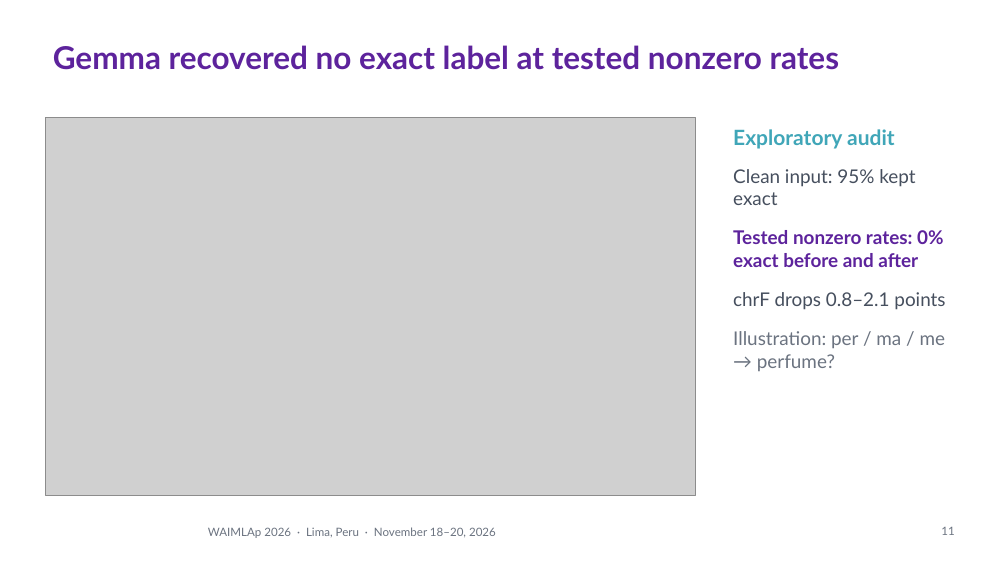
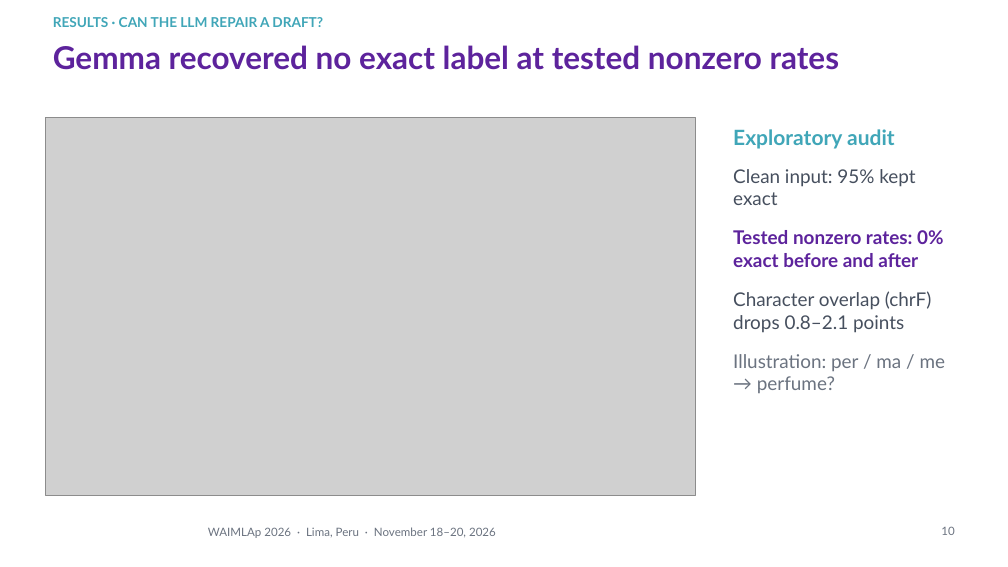
Before and after one commit to Percep3/Imitator, a slide deck: slide 10 of presentation/waimlap2026/imitator_waimlap2026.pptx (slide 11 before the commit). Drawn at 1008x567 pixels with LibreOffice and Linux fonts; fonts in the diff are those of the drawing; grey boxes stand for pictures; background and template pictures are left out. Boxes give left, top, right and bottom in pixels: in the first picture for what was removed or moved away, otherwise in the second. Text is boxed around its words. In the diff, an @@ line names an element or a change of style, - is before the commit and + after.

```diff
--- a/presentation/waimlap2026/imitator_waimlap2026.pptx
+++ b/presentation/waimlap2026/imitator_waimlap2026.pptx
@@ text added at <box>53,17,323,27</box>, 13 pt, text #40A6B8, bold @@
+RESULTS · CAN THE LLM REPAIR A DRAFT?
@@ text at <box>733,291,931,333</box>: text changed @@
-chrF drops 0.8–2.1 points
+Character overlap (chrF) drops 0.8–2.1 points
@@ page number at <box>941,526,954,535</box>: text changed @@
-11
+10
```
Also in this commit, not shown: 10 other slides changed, 1 slide added, 1 slide removed, 6 other files.
